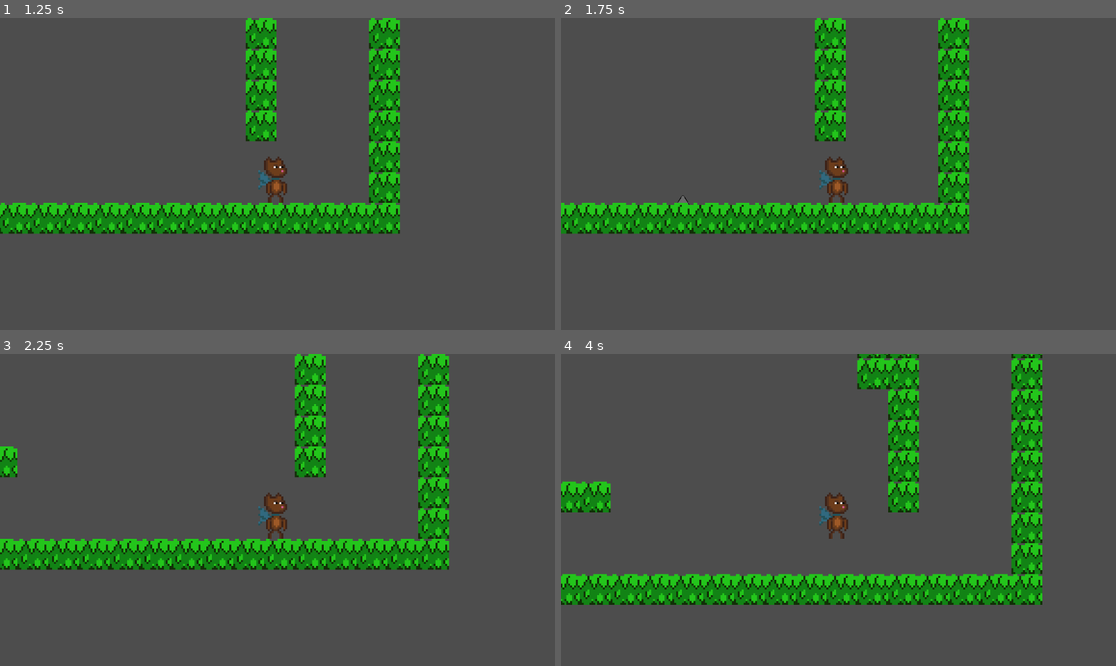
Above: before the commit, frames 1-4 (two rows, left to right).
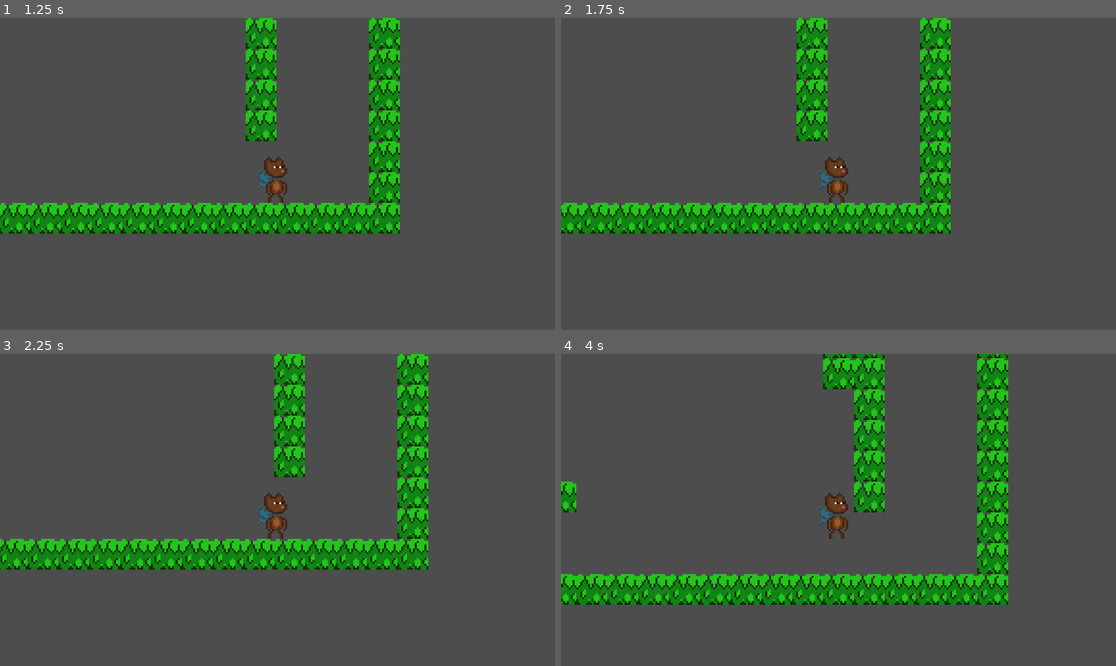
Above: after the commit, the same moments.

Repository: MichaelPherry/CapedSquirrel
Game: Godot game, scene res://scenes/testWorld.tscn
Same seed, same stepped clock (60 frames per second), same inputs: the game is played once before the commit and once after it.
Inputs (mouse positions are in pixels of both pictures, inside the frame that each line leads up to):
- Up to frame 1 (1.25 s): tap Enter (ui_accept) at 0.5, 0.77 s; move the mouse to (399, 158) at 0.52 s; hold Right (ui_right) from 0.53 s (still down); click (399, 158) at 0.6 s
- Up to frame 2 (1.75 s): release Right (ui_right) at 1.25 s; drag from (727, 189) to (810, 236) at 1.27 s
- Up to frame 3 (2.25 s): move the mouse to (333, 441) at 2.02 s; hold Left (ui_left) from 2.03 s (still down); click (333, 441) at 2.1 s
- Up to frame 4 (4 s): release Left (ui_left) at 2.75 s; drag from (810, 572) to (672, 463) at 2.77 s; move the mouse to (1005, 556) at 3.52 s; hold Right (ui_right) from 3.53 s (still down); tap Shift (shift_key) at 3.6 s; tap Enter (ui_accept) at 3.77 s; click (1005, 556) at 3.8 s

Frame 1 is identical in both runs. In frame 2, 12% of the frame differs, in the area x 0-74%, y 0-70%; in frame 3, 12%; in frame 4, 19%, in the area x 0-87%, y 0-81%.
Error after the commit: Invalid assignment of property or key 'rotation' with value of type 'float' on a base object of type 'null instance'. (res://scripts/grapple.gd:34)

Commit message:
Update grapple.gd

Diff:
--- a/scripts/grapple.gd
+++ b/scripts/grapple.gd
@@ -1,24 +1,40 @@
 extends Node2D
 
-#@onready var links = $Tip/Links
+@onready var links = $Links
 
-var direction : Vector2
+var direction := Vector2(0,0)	# The direction in which the chain was shot
+var tip := Vector2(0,0)			# The global position the tip should be in
+
 var speed : int = 700
 var flying = false
 
+var player_pos
+
 func shoot(direct, pos):
 	direction = direct.normalized()
-	flying = true
+	player_pos = pos
 	Global.hook_pos = pos
+	if Global.upRight == true:
+		flying = true
 
 func release():
 	flying = false
 	Global.is_hooked = false
 
 func _process(delta):
-
 	if not Global.is_hooked:
 		Global.hook_pos += speed * direction * delta
+		if abs(Global.hook_pos - player_pos).length() > Vector2(150, 150).length():
+				flying = false
+				Global.can_hook = false
+				self.visible = false
+				return
+
+	var tip_loc = to_local(Global.hook_pos)
+	links.rotation = self.position.angle_to_point(tip_loc) - deg_to_rad(270)
+	$Tip.rotation = self.position.angle_to_point(tip_loc) - deg_to_rad(270)
+	links.position = tip_loc
+	links.region_rect.size.y = tip_loc.length()
 
 func _physics_process(delta):
 	$Tip.global_position = Global.hook_pos
